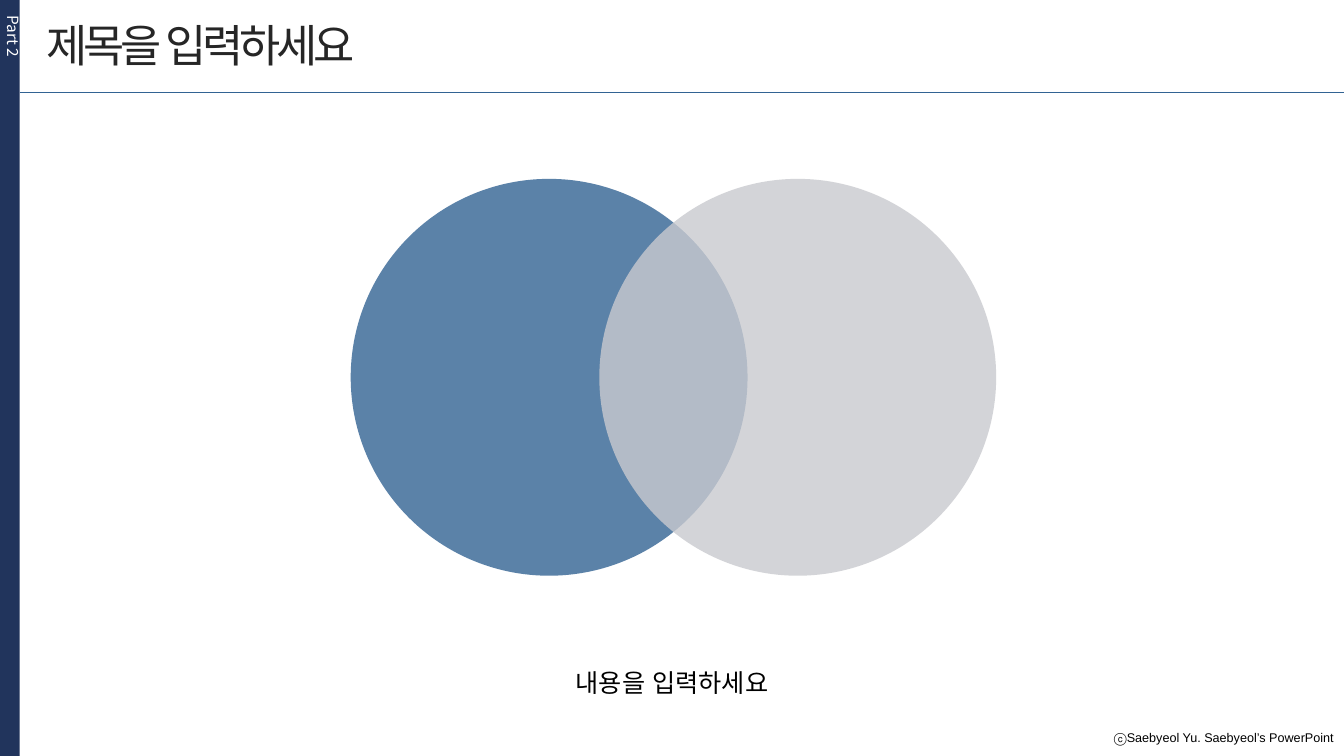
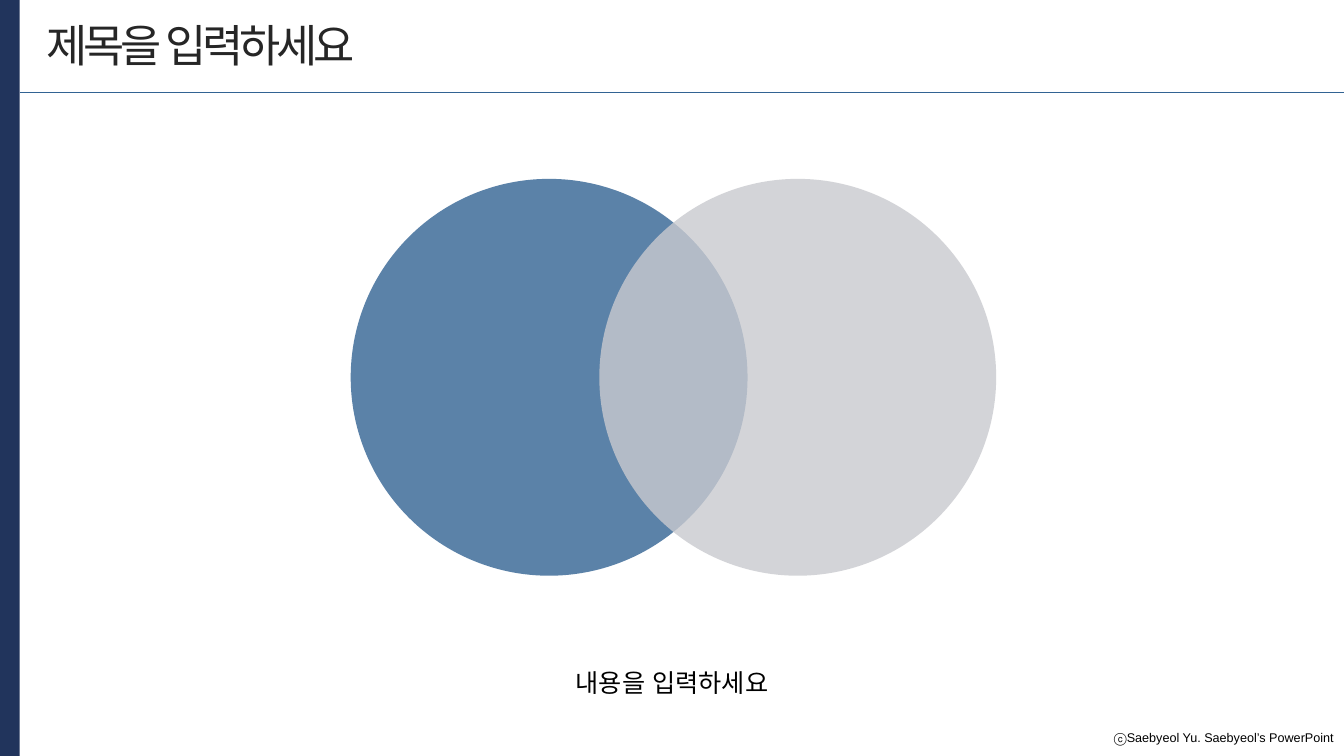
Before and after one commit to developerYHLee/University_Homework, a slide deck: slide 13 of 기말과제.pptx (slide 9 before the commit). Drawn at 1344x756 pixels with LibreOffice and Linux fonts; fonts in the diff are those of the drawing. Boxes give left, top, right and bottom in pixels: in the first picture for what was removed or moved away, otherwise in the second. Text is boxed around its words. In the diff, an @@ line names an element or a change of style, - is before the commit and + after.

```diff
--- a/기말과제.pptx
+++ b/기말과제.pptx
@@ text removed at [3, 18, 25, 57] @@
-Part 2
```
Also in this commit, not shown: 11 other slides changed, 4 slides added.
